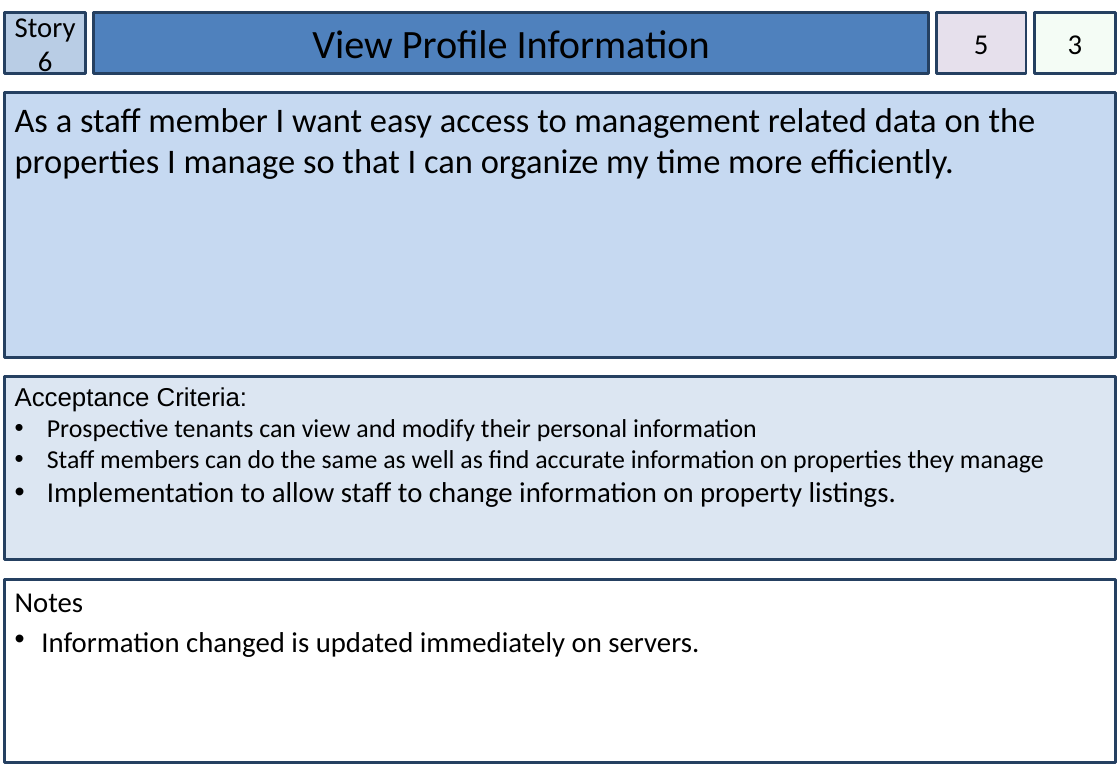
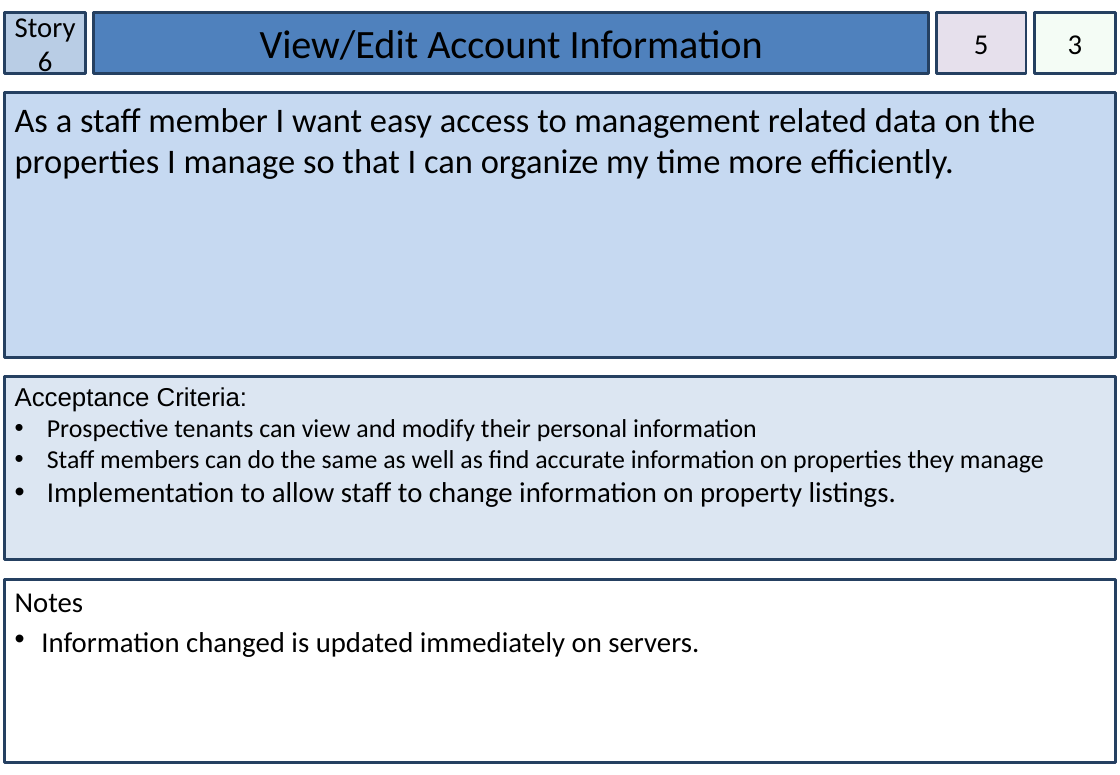
Before and after one commit to cshor24/IFB299-Group-26---Property-Management, a slide deck: slide 8 of Story Cards version a million.pptx. Drawn at 1120x775 pixels with LibreOffice and Linux fonts; fonts in the diff are those of the drawing. Boxes give left, top, right and bottom in pixels: in the first picture for what was removed or moved away, otherwise in the second. Text is boxed around its words. In the diff, an @@ line names an element or a change of style, - is before the commit and + after.

```diff
--- a/Story Cards version a million.pptx
+++ b/Story Cards version a million.pptx
@@ text in rectangle at box(260, 30, 763, 60): text changed @@
-View Profile Information
+View/Edit Account Information
```
Also in this commit, not shown: 1 other slide changed.
